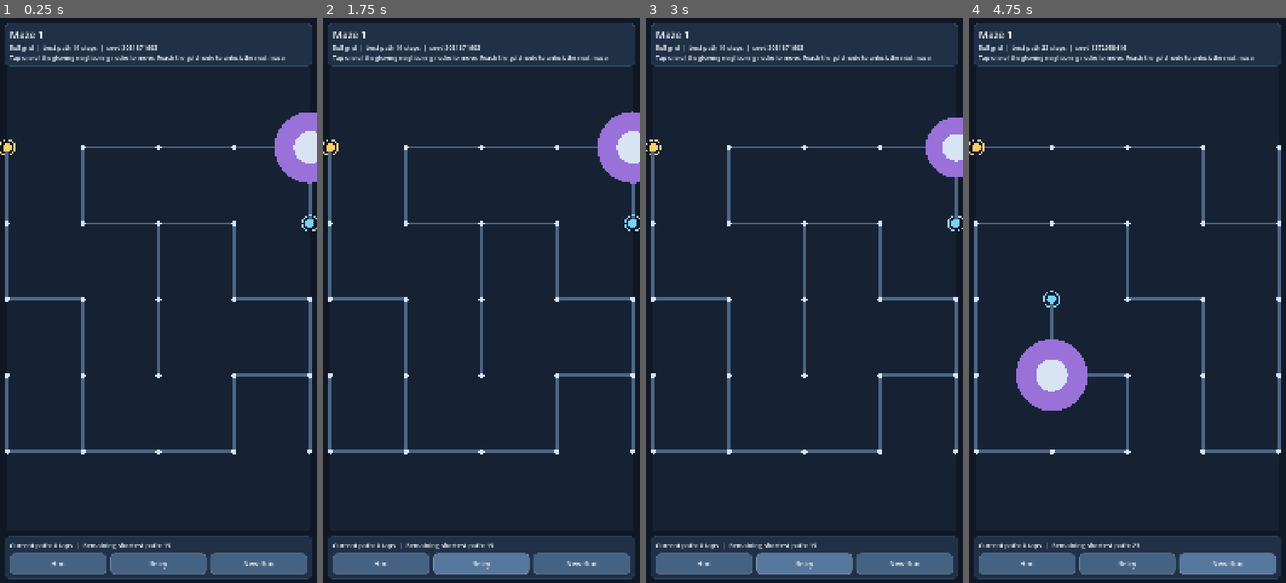
Above: before the commit, frames 1-4 (left to right).
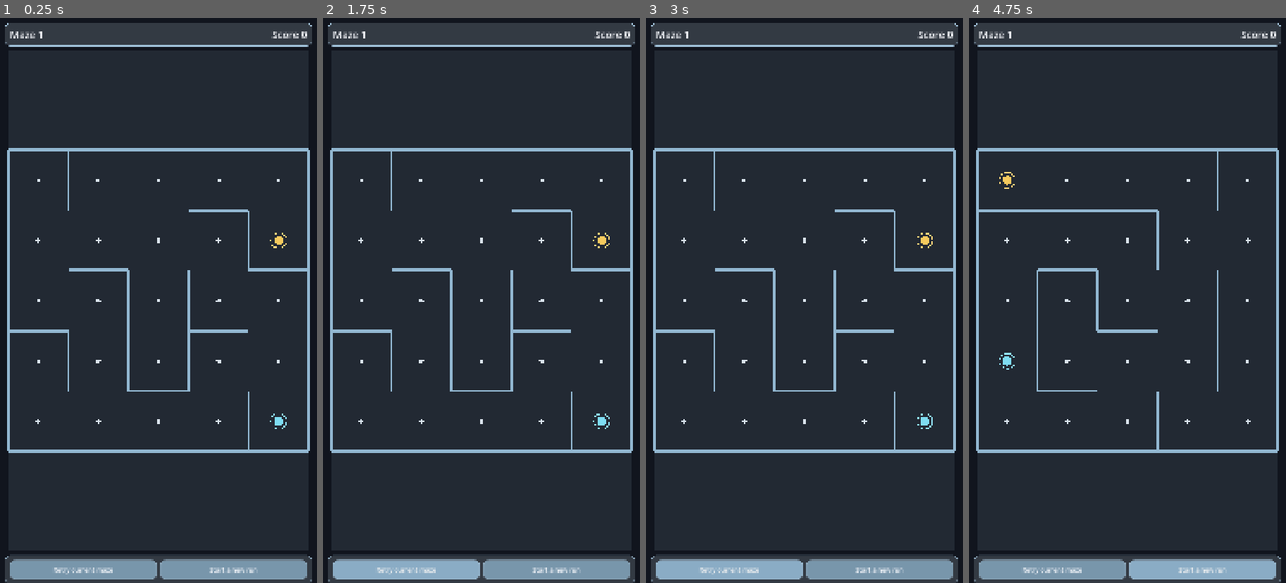
Above: after the commit, the same moments.

Repository: Ninjinkai/maze-point
Game: Godot game, scene res://node_2d.tscn
The game is run twice, just before and just after one commit, with the same random seed, the same clock (stepped at 60 frames per second) and the same inputs.
Inputs (mouse positions are in pixels of both pictures, inside the frame that each line leads up to):
- Up to frame 1 (0.25 s): no input
- Up to frame 2 (1.75 s): click (380, 566) at 0.5 s, where only the run before the commit has a clickable "Hint"; click "Retry" (after the commit: "Retry current maze") at 1.25 s
- Up to frame 3 (3 s): click "Retry" (after the commit: "Retry current maze") at 2 s; click "Retry" (after the commit: "Retry current maze") at 2.75 s
- Up to frame 4 (4.75 s): click "New Run" (after the commit: "Start a new run") at 3.5 s; click "New Run" (after the commit: "Start a new run") at 4.25 s

The runs differ from the first frame. In frame 1, 15% of the frame differs, in the area x 0-100%, y 0-100%; in frame 2, 15%; in frame 3, 15%; in frame 4, 16%, in the area x 0-99%, y 0-100%.

Commit message:
Redesign maze gameplay
Co-authored-by: Copilot <223556219+Copilot@users.noreply.github.com>

Diff:
--- a/scripts/game.gd
+++ b/scripts/game.gd
@@ -1,19 +1,11 @@
 extends Node2D
 
 const MazeGeneratorScript = preload("res://scripts/maze_generator.gd")
-const BACKGROUND_COLOR := Color("101826")
-const PLAYFIELD_COLOR := Color("162233")
-const MAZE_COLOR := Color("4d6685")
-const NODE_COLOR := Color("d8e4f4")
-const START_COLOR := Color("5fd08c")
-const GOAL_COLOR := Color("ffcc66")
-const PLAYER_COLOR := Color("73d2ff")
-const PATH_COLOR := Color("65f2c2")
-const HINT_COLOR := Color("b485ff")
 const TEXT_COLOR := Color("f5f7fb")
-const TOP_HUD_HEIGHT := 168.0
-const BOTTOM_HUD_HEIGHT := 176.0
-const OUTER_MARGIN := 24.0
+const TOP_HUD_HEIGHT := 112.0
+const BOTTOM_HUD_HEIGHT := 110.0
+const OUTER_MARGIN := 28.0
+const AUTO_ADVANCE_SECONDS := 2.8
 
 var run_seed := 0
 var level := 1
@@ -24,25 +16,48 @@
 var start_cell := Vector2i.ZERO
 var goal_cell := Vector2i.ZERO
 var player_cell := Vector2i.ZERO
-var player_path: Array[Vector2i] = []
 var solution_path: Array[Vector2i] = []
-var hint_path: Array[Vector2i] = []
-var goal_previous := {}
+var optimal_steps := 0
+var player_steps := 0
+var level_retries := 0
 var completed := false
 var pulse_time := 0.0
 
-var level_label: Label
-var details_label: Label
-var prompt_label: Label
-var status_label: Label
-var action_button: Button
+var background_color := Color("101826")
+var playfield_color := Color("162233")
+var wall_color := Color("4d6685")
+var node_color := Color("d8e4f4")
+var start_color := Color("5fd08c")
+var goal_color := Color("ffcc66")
+var player_color := Color("73d2ff")
+var panel_color := Color("203147")
+var panel_border_color := Color("314864")
+var button_color := Color("466283")
+var button_hover_color := Color("58779c")
+var button_pressed_color := Color("6f97c6")
+var star_dim_color := Color("6d5a2f")
+
+var maze_label: Label
+var score_label: Label
 var retry_button: Button
 var new_run_button: Button
+var top_panel: PanelContainer
+var bottom_panel: PanelContainer
+var splash_panel: PanelContainer
+var splash_title_label: Label
+var splash_score_label: Label
+var splash_optimal_label: Label
+var splash_retries_label: Label
+var splash_stars_label: Label
+var splash_caption_label: Label
+var advance_timer: Timer
 
 
 func _ready() -> void:
 	randomize()
+	_apply_palette(level)
 	_build_ui()
+	_build_advance_timer()
 	_start_new_run()
 
 
@@ -52,6 +67,9 @@
 
 
 func _unhandled_input(event: InputEvent) -> void:
+	if completed:
+		return
+
 	if event is InputEventScreenTouch and event.pressed:
 		_handle_maze_tap(event.position)
 	elif event is InputEventMouseButton and event.pressed and event.button_index == MOUSE_BUTTON_LEFT:
@@ -59,67 +77,84 @@
 
 
 func _draw() -> void:
-	draw_rect(Rect2(Vector2.ZERO, get_viewport_rect().size), BACKGROUND_COLOR, true)
+	draw_rect(Rect2(Vector2.ZERO, get_viewport_rect().size), background_color, true)
 
 	if maze_width <= 0 or maze_height <= 0:
 		return
 
 	var draw_area := _get_draw_area()
-	draw_rect(draw_area, PLAYFIELD_COLOR, true)
-
-	var spacing := _get_spacing()
-	var origin := _get_origin(spacing)
-	var maze_line_width := clampf(spacing * 0.17, 3.0, 10.0)
-	var trail_width := clampf(spacing * 0.24, 5.0, 14.0)
-	var node_radius := clampf(spacing * 0.14, 3.5, 9.0)
-	var major_radius := clampf(spacing * 0.26, 7.0, 15.0)
-	var pulse := 0.82 + 0.18 * sin(pulse_time * 4.2)
+	draw_rect(draw_area, playfield_color, true)
+
+	var cell_size := _get_cell_size()
+	var origin := _get_grid_origin(cell_size)
+	var wall_width := clampf(cell_size * 0.1, 3.0, 10.0)
+	var node_radius := clampf(cell_size * 0.085, 3.0, 7.0)
+	var marker_radius := clampf(cell_size * 0.18, 7.0, 16.0)
+	var pulse := 0.84 + 0.16 * sin(pulse_time * 4.0)
 
 	for y in range(maze_height):
 		for x in range(maze_width):
 			var cell := Vector2i(x, y)
-			var cell_pos := origin + Vector2(x, y) * spacing
-
-			if MazeGeneratorScript.has_connection(cells, cell, Vector2i.RIGHT) and x + 1 < maze_width:
-				draw_line(cell_pos, origin + Vector2(x + 1, y) * spacing, MAZE_COLOR, maze_line_width)
-			if MazeGeneratorScript.has_connection(cells, cell, Vector2i.DOWN) and y + 1 < maze_height:
-				draw_line(cell_pos, origin + Vector2(x, y + 1) * spacing, MAZE_COLOR, maze_line_width)
-
-	for i in range(player_path.size() - 1):
-		draw_line(_cell_to_screen(player_path[i]), _cell_to_screen(player_path[i + 1]), PATH_COLOR, trail_width)
-
-	if hint_path.size() > 1:
-		for i in range(hint_path.size() - 1):
-			draw_line(_cell_to_screen(hint_path[i]), _cell_to_screen(hint_path[i + 1]), HINT_COLOR, maze_line_width)
+			var cell_origin := origin + Vector2(x, y) * cell_size
+			var top_left := cell_origin
+			var top_right := cell_origin + Vector2(cell_size, 0.0)
+			var bottom_left := cell_origin + Vector2(0.0, cell_size)
+			var bottom_right := cell_origin + Vector2(cell_size, cell_size)
+
+			if y == 0:
+				draw_line(top_left, top_right, wall_color, wall_width)
+			if x == 0:
+				draw_line(top_left, bottom_left, wall_color, wall_width)
+			if not MazeGeneratorScript.has_connection(cells, cell, Vector2i.RIGHT):
+				draw_line(top_right, bottom_right, wall_color, wall_width)
+			if not MazeGeneratorScript.has_connection(cells, cell, Vector2i.DOWN):
+				draw_line(bottom_left, bottom_right, wall_color, wall_width)
 
 	for y in range(maze_height):
 		for x in range(maze_width):
-			draw_circle(origin + Vector2(x, y) * spacing, node_radius, NODE_COLOR)
-
-	draw_circle(_cell_to_screen(start_cell), major_radius * 0.9, START_COLOR)
-	draw_circle(_cell_to_screen(goal_cell), major_radius, GOAL_COLOR)
-	draw_arc(_cell_to_screen(goal_cell), major_radius + 7.0 + pulse * 4.0, 0.0, TAU, 48, GOAL_COLOR.lightened(0.25), 3.5)
-
-	for neighbor in MazeGeneratorScript.connected_neighbors(cells, maze_width, maze_height, player_cell):
-		var highlight_radius := minf(_get_tap_radius(), spacing * 0.48) * pulse
-		draw_circle(_cell_to_screen(neighbor), highlight_radius, HINT_COLOR.darkened(0.15))
-		draw_circle(_cell_to_screen(neighbor), highlight_radius * 0.45, NODE_COLOR)
-
-	draw_circle(_cell_to_screen(player_cell), major_radius, PLAYER_COLOR)
-	draw_arc(_cell_to_screen(player_cell), major_radius + 8.0 + pulse * 4.0, 0.0, TAU, 48, PLAYER_COLOR.lightened(0.2), 3.5)
+			draw_circle(_cell_to_screen(Vector2i(x, y)), node_radius, node_color)
+
+	draw_circle(_cell_to_screen(start_cell), marker_radius * 0.8, start_color)
+	draw_circle(_cell_to_screen(goal_cell), marker_radius * 0.95, goal_color)
+	draw_arc(
+		_cell_to_screen(goal_cell),
+		marker_radius + 7.0 + pulse * 3.5,
+		0.0,
+		TAU,
+		48,
+		goal_color.lightened(0.18),
+		3.0
+	)
+
+	draw_circle(_cell_to_screen(player_cell), marker_radius, player_color)
+	draw_arc(
+		_cell_to_screen(player_cell),
+		marker_radius + 7.0 + pulse * 3.5,
+		0.0,
+		TAU,
+		48,
+		player_color.lightened(0.15),
+		3.0
+	)
 
 
 func _start_new_run() -> void:
 	run_seed = randi()
 	level = 1
+	level_retries = 0
 	_generate_level()
 
 
 func _restart_level() -> void:
+	level_retries += 1
 	_generate_level()
 
 
 func _generate_level() -> void:
+	advance_timer.stop()
+	completed = false
+	_set_splash_visible(false)
+
 	var dimensions := _get_level_dimensions(level)
 	maze_width = dimensions.x
 	maze_height = dimensions.y
@@ -127,29 +162,27 @@
 	if level_seed == 0:
 		level_seed = 1
 
+	_apply_palette(level)
+
 	var maze: Dictionary = MazeGeneratorScript.generate(maze_width, maze_height, level_seed)
 	cells = maze["cells"]
 	start_cell = maze["start"]
 	goal_cell = maze["goal"]
 	player_cell = start_cell
-	player_path = [start_cell]
 	solution_path = maze["solution_path"]
-	hint_path = []
-	goal_previous = maze["goal_previous"]
-	completed = false
+	optimal_steps = maze["solution_length"]
+	player_steps = 0
 	_update_ui()
 	queue_redraw()
 
 
 func _get_level_dimensions(current_level: int) -> Vector2i:
-	var base_size := 4 + current_level
-	return Vector2i(base_size + int(current_level / 3), base_size + int(current_level / 4))
+	var width := 5 + int((current_level - 1) / 2)
+	var height := 5 + int((current_level - 1) / 3)
+	return Vector2i(width, height)
 
 
 func _handle_maze_tap(screen_position: Vector2) -> void:
-	if completed:
-		return
-
 	var tapped_cell := _find_tapped_neighbor(screen_position)
 	if tapped_cell.x < 0:
 		return
@@ -173,59 +206,83 @@
 
 
 func _move_player_to(target_cell: Vector2i) -> void:
-	hint_path = []
-
-	if player_path.size() > 1 and target_cell == player_path[player_path.size() - 2]:
-		player_path.pop_back()
+	player_cell = target_cell
+	player_steps += 1
+
+	if player_cell == goal_cell:
+		_complete_level()
 	else:
-		player_path.append(target_cell)
-
-	player_cell = target_cell
-
-	if player_cell == goal_cell:
-		completed = true
-
+		_update_ui()
+
+	queue_redraw()
+
+
+func _complete_level() -> void:
+	completed = true
 	_update_ui()
-	queue_redraw()
-
-
-func _show_hint_or_advance() -> void:
-	if completed:
-		level += 1
-		_generate_level()
+	_update_completion_splash()
+	advance_timer.start(AUTO_ADVANCE_SECONDS)
+
+
+func _advance_to_next_level() -> void:
+	if not completed:
 		return
 
-	hint_path = _build_path_to_goal(player_cell)
-	status_label.text = "Hint revealed. Follow the violet path toward the goal."
-	queue_redraw()
-
-
-func _build_path_to_goal(origin_cell: Vector2i) -> Array[Vector2i]:
-	var result: Array[Vector2i] = [origin_cell]
-	var current := origin_cell
-
-	while current != goal_cell and goal_previous.has(current):
-		current = goal_previous[current]
-		result.append(current)
-
-	return result
+	level += 1
+	level_retries = 0
+	_generate_level()
 
 
 func _update_ui() -> void:
-	var path_length: int = max(solution_path.size() - 1, 0)
-	level_label.text = "Maze %d" % level
-	details_label.text = "%dx%d grid  |  best path %d steps  |  seed %d" % [maze_width, maze_height, path_length, level_seed]
-	prompt_label.text = "Tap one of the glowing neighboring nodes to move. Reach the gold node to unlock the next maze."
-
-	if completed:
-		status_label.text = "Maze cleared in %d taps. The next maze grows larger and trickier." % max(player_path.size() - 1, 0)
-		action_button.text = "Next Maze"
-	else:
-		status_label.text = "Current path: %d taps  |  Remaining shortest path: %d" % [
-			max(player_path.size() - 1, 0),
-			max(_build_path_to_goal(player_cell).size() - 1, 0),
-		]
-		action_button.text = "Hint"
+	maze_label.text = "Maze %d" % level
+	score_label.text = "Score %d" % player_steps
+
+
+func _update_completion_splash() -> void:
+	var stars := _calculate_star_rating()
+	splash_title_label.text = "Maze %d cleared" % level
+	splash_score_label.text = "Player score: %d" % player_steps
+	splash_optimal_label.text = "Optimal score: %d" % optimal_steps
+	splash_retries_label.text = "Retries: %d" % level_retries
+	splash_stars_label.text = _build_star_string(stars)
+	splash_stars_label.add_theme_color_override("font_color", goal_color)
+	splash_caption_label.text = _get_star_caption(stars)
+	_set_splash_visible(true)
+
+
+func _calculate_star_rating() -> int:
+	if optimal_steps <= 0:
+		return 3
+	if player_steps == optimal_steps:
+		return 3
+
+	var two_star_limit := int(ceili(float(optimal_steps) * 1.25))
+	if player_steps <= two_star_limit and level_retries <= 1:
+		return 2
+
+	return 1
+
+
+func _build_star_string(stars: int) -> String:
+	var segments: Array[String] = []
+
+	for index in range(3):
+		if index < stars:
+			segments.append("★")
+		else:
+			segments.append("☆")
+
+	return " ".join(segments)
+
+
+func _get_star_caption(stars: int) -> String:
+	match stars:
+		3:
+			return "Perfect route."
+		2:
+			return "Strong run."
+		_:
+			return "Maze complete."
 
 
 func _get_draw_area() -> Rect2:
@@ -236,26 +293,24 @@
 	)
 
 
-func _get_spacing() -> float:
+func _get_cell_size() -> float:
 	var draw_area := _get_draw_area()
-	var horizontal_steps: int = max(maze_width - 1, 1)
-	var vertical_steps: int = max(maze_height - 1, 1)
-	return minf(draw_area.size.x / float(horizontal_steps), draw_area.size.y / float(vertical_steps))
-
-
-func _get_origin(spacing: float) -> Vector2:
+	return minf(draw_area.size.x / float(maze_width), draw_area.size.y / float(maze_height))
+
+
+func _get_grid_origin(cell_size: float) -> Vector2:
 	var draw_area := _get_draw_area()
-	var grid_size := Vector2(max(maze_width - 1, 0), max(maze_height - 1, 0)) * spacing
+	var grid_size := Vector2(maze_width, maze_height) * cell_size
 	return draw_area.position + (draw_area.size - grid_size) * 0.5
 
 
 func _cell_to_screen(cell: Vector2i) -> Vector2:
-	var spacing := _get_spacing()
-	return _get_origin(spacing) + Vector2(cell.x, cell.y) * spacing
+	var cell_size := _get_cell_size()
+	return _get_grid_origin(cell_size) + (Vector2(cell.x, cell.y) + Vector2.ONE * 0.5) * cell_size
 
 
 func _get_tap_radius() -> float:
-	return maxf(_get_spacing() * 0.55, 34.0)
+	return maxf(_get_cell_size() * 0.28, 28.0)
 
 
 func _build_ui() -> void:
@@ -263,36 +318,33 @@
 	ui.name = "UI"
 	add_child(ui)
 
-	var top_panel := PanelContainer.new()
+	top_panel = PanelContainer.new()
 	top_panel.anchor_right = 1.0
 	top_panel.offset_left = 16.0
 	top_panel.offset_top = 16.0
 	top_panel.offset_right = -16.0
 	top_panel.offset_bottom = TOP_HUD_HEIGHT - 16.0
-	top_panel.add_theme_stylebox_override("panel", _make_panel_style(Color("203147"), Color("314864")))
 	ui.add_child(top_panel)
 
-	var top_content := VBoxContainer.new()
-	top_content.add_theme_constant_override("separation", 6)
+	var top_content := HBoxContainer.new()
+	top_content.alignment = BoxContainer.ALIGNMENT_CENTER
+	top_content.add_theme_constant_override("separation", 24)
 	top_panel.add_child(top_content)
 
-	level_label = Label.new()
-	level_label.add_theme_font_size_override("font_size", 34)
-	level_label.add_theme_color_override("font_color", TEXT_COLOR)
-	top_content.add_child(level_label)
-
-	details_label = Label.new()
-	details_label.add_theme_font_size_override("font_size", 21)
-	details_label.add_theme_color_override("font_color", TEXT_COLOR)
-	top_content.add_child(details_label)
-
-	prompt_label = Label.new()
-	prompt_label.autowrap_mode = TextServer.AUTOWRAP_WORD_SMART
-	prompt_label.add_theme_font_size_override("font_size", 20)
-	prompt_label.add_theme_color_override("font_color", TEXT_COLOR)
-	top_content.add_child(prompt_label)
-
-	var bottom_panel := PanelContainer.new()
+	maze_label = Label.new()
+	maze_label.size_flags_horizontal = Control.SIZE_EXPAND_FILL
+	maze_label.add_theme_font_size_override("font_size", 34)
+	maze_label.add_theme_color_override("font_color", TEXT_COLOR)
+	top_content.add_child(maze_label)
+
+	score_label = Label.new()
+	score_label.horizontal_alignment = HORIZONTAL_ALIGNMENT_RIGHT
+	score_label.size_flags_horizontal = Control.SIZE_EXPAND_FILL
+	score_label.add_theme_font_size_override("font_size", 34)
+	score_label.add_theme_color_override("font_color", TEXT_COLOR)
+	top_content.add_child(score_label)
+
+	bottom_panel = PanelContainer.new()
 	bottom_panel.anchor_top = 1.0
 	bottom_panel.anchor_right = 1.0
 	bottom_panel.anchor_bottom = 1.0
@@ -300,47 +352,121 @@
 	bottom_panel.offset_top = -BOTTOM_HUD_HEIGHT + 16.0
 	bottom_panel.offset_right = -16.0
 	bottom_panel.offset_bottom = -16.0
-	bottom_panel.add_theme_stylebox_override("panel", _make_panel_style(Color("203147"), Color("314864")))
 	ui.add_child(bottom_panel)
 
-	var bottom_content := VBoxContainer.new()
+	var bottom_content := HBoxContainer.new()
 	bottom_content.add_theme_constant_override("separation", 12)
 	bottom_panel.add_child(bottom_content)
 
-	status_label = Label.new()
-	status_label.autowrap_mode = TextServer.AUTOWRAP_WORD_SMART
-	status_label.add_theme_font_size_override("font_size", 22)
-	status_label.add_theme_color_override("font_color", TEXT_COLOR)
-	bottom_content.add_child(status_label)
-
-	var buttons := HBoxContainer.new()
-	buttons.add_theme_constant_override("separation", 12)
-	bottom_content.add_child(buttons)
-
-	action_button = _make_button("Hint")
-	action_button.pressed.connect(_show_hint_or_advance)
-	buttons.add_child(action_button)
-
-	retry_button = _make_button("Retry")
+	retry_button = _make_button("Retry current maze")
 	retry_button.pressed.connect(_restart_level)
-	buttons.add_child(retry_button)
-
-	new_run_button = _make_button("New Run")
+	bottom_content.add_child(retry_button)
+
+	new_run_button = _make_button("Start a new run")
 	new_run_button.pressed.connect(_start_new_run)
-	buttons.add_child(new_run_button)
+	bottom_content.add_child(new_run_button)
+
+	splash_panel = PanelContainer.new()
+	splash_panel.anchor_left = 0.5
+	splash_panel.anchor_top = 0.5
+	splash_panel.anchor_right = 0.5
+	splash_panel.anchor_bottom = 0.5
+	splash_panel.offset_left = -220.0
+	splash_panel.offset_top = -210.0
+	splash_panel.offset_right = 220.0
+	splash_panel.offset_bottom = 210.0
+	splash_panel.visible = false
+	ui.add_child(splash_panel)
+
+	var splash_content := VBoxContainer.new()
+	splash_content.add_theme_constant_override("separation", 12)
+	splash_panel.add_child(splash_content)
+
+	splash_title_label = Label.new()
+	splash_title_label.horizontal_alignment = HORIZONTAL_ALIGNMENT_CENTER
+	splash_title_label.add_theme_font_size_override("font_size", 36)
+	splash_title_label.add_theme_color_override("font_color", TEXT_COLOR)
+	splash_content.add_child(splash_title_label)
+
+	splash_score_label = _make_splash_stat_label()
+	splash_content.add_child(splash_score_label)
+
+	splash_optimal_label = _make_splash_stat_label()
+	splash_content.add_child(splash_optimal_label)
+
+	splash_retries_label = _make_splash_stat_label()
+	splash_content.add_child(splash_retries_label)
+
+	splash_stars_label = Label.new()
+	splash_stars_label.horizontal_alignment = HORIZONTAL_ALIGNMENT_CENTER
+	splash_stars_label.add_theme_font_size_override("font_size", 42)
+	splash_content.add_child(splash_stars_label)
+
+	splash_caption_label = Label.new()
+	splash_caption_label.horizontal_alignment = HORIZONTAL_ALIGNMENT_CENTER
+	splash_caption_label.add_theme_font_size_override("font_size", 24)
+	splash_caption_label.add_theme_color_override("font_color", TEXT_COLOR)
+	splash_content.add_child(splash_caption_label)
+
+	_apply_palette_to_ui()
+
+
+func _build_advance_timer() -> void:
+	advance_timer = Timer.new()
+	advance_timer.one_shot = true
+	advance_timer.timeout.connect(_advance_to_next_level)
+	add_child(advance_timer)
 
 
 func _make_button(text: String) -> Button:
 	var button := Button.new()
 	button.text = text
-	button.custom_minimum_size = Vector2(0, 72)
+	button.custom_minimum_size = Vector2(0, 66)
 	button.size_flags_horizontal = Control.SIZE_EXPAND_FILL
-	button.add_theme_font_size_override("font_size", 24)
+	button.add_theme_font_size_override("font_size", 22)
 	button.add_theme_color_override("font_color", TEXT_COLOR)
-	button.add_theme_stylebox_override("normal", _make_button_style(Color("466283")))
-	button.add_theme_stylebox_override("hover", _make_button_style(Color("58779c")))
-	button.add_theme_stylebox_override("pressed", _make_button_style(Color("6f97c6")))
 	return button
+
+
+func _make_splash_stat_label() -> Label:
+	var label := Label.new()
+	label.horizontal_alignment = HORIZONTAL_ALIGNMENT_CENTER
+	label.add_theme_font_size_override("font_size", 24)
+	label.add_theme_color_override("font_color", TEXT_COLOR)
+	return label
+
+
+func _apply_palette(level_value: int) -> void:
+	var difficulty := clampf(float(level_value - 1) / 14.0, 0.0, 1.0)
+	background_color = Color.from_hsv(0.61 - 0.05 * difficulty, 0.45, 0.12 + 0.02 * difficulty)
+	playfield_color = Color.from_hsv(0.6 - 0.04 * difficulty, 0.34 + 0.06 * difficulty, 0.2 + 0.03 * difficulty)
+	wall_color = Color.from_hsv(0.57 - 0.08 * difficulty, 0.3 + 0.16 * difficulty, 0.82 - 0.08 * difficulty)
+	node_color = Color.from_hsv(0.58 - 0.03 * difficulty, 0.08 + 0.05 * difficulty, 0.93)
+	start_color = Color.from_hsv(0.37 - 0.03 * difficulty, 0.52, 0.88)
+	goal_color = Color.from_hsv(0.12 - 0.03 * difficulty, 0.62, 0.96)
+	player_color = Color.from_hsv(0.53 - 0.05 * difficulty, 0.48, 0.95)
+	panel_color = playfield_color.lightened(0.08)
+	panel_border_color = wall_color.lightened(0.12)
+	button_color = wall_color.darkened(0.18)
+	button_hover_color = wall_color.darkened(0.06)
+	button_pressed_color = player_color.darkened(0.08)
+	star_dim_color = goal_color.darkened(0.55)
+	_apply_palette_to_ui()
+
+
+func _apply_palette_to_ui() -> void:
+	if top_panel == null:
+		return
+
+	top_panel.add_theme_stylebox_override("panel", _make_panel_style(panel_color, panel_border_color))
+	bottom_panel.add_theme_stylebox_override("panel", _make_panel_style(panel_color, panel_border_color))
+	splash_panel.add_theme_stylebox_override("panel", _make_panel_style(panel_color.lightened(0.04), panel_border_color.lightened(0.08)))
+	retry_button.add_theme_stylebox_override("normal", _make_button_style(button_color))
+	retry_button.add_theme_stylebox_override("hover", _make_button_style(button_hover_color))
+	retry_button.add_theme_stylebox_override("pressed", _make_button_style(button_pressed_color))
+	new_run_button.add_theme_stylebox_override("normal", _make_button_style(button_color))
+	new_run_button.add_theme_stylebox_override("hover", _make_button_style(button_hover_color))
+	new_run_button.add_theme_stylebox_override("pressed", _make_button_style(button_pressed_color))
 
 
 func _make_panel_style(bg_color: Color, border_color: Color) -> StyleBoxFlat:
@@ -359,7 +485,7 @@
 func _make_button_style(bg_color: Color) -> StyleBoxFlat:
 	var style := StyleBoxFlat.new()
 	style.bg_color = bg_color
-	style.border_color = bg_color.lightened(0.2)
+	style.border_color = bg_color.lightened(0.16)
 	style.set_border_width_all(2)
 	style.set_corner_radius_all(16)
 	style.content_margin_left = 14
@@ -367,3 +493,7 @@
 	style.content_margin_top = 14
 	style.content_margin_bottom = 14
 	return style
+
+
+func _set_splash_visible(is_visible: bool) -> void:
+	splash_panel.visible = is_visible
--- a/scripts/maze_generator.gd
+++ b/scripts/maze_generator.gd
@@ -44,19 +44,19 @@
 
 		var dir_index := options[rng.randi_range(0, options.size() - 1)]
 		var next_cell: Vector2i = current + DIRS[dir_index]
-
-		cells[current.y][current.x] |= DIR_BITS[dir_index]
-		cells[next_cell.y][next_cell.x] |= OPPOSITE_BITS[dir_index]
+		_add_connection(cells, current, dir_index)
 		visited[next_cell.y][next_cell.x] = 1
 		visited_count += 1
 		stack.append(next_cell)
+
+	_add_extra_connections(cells, width, height, rng)
 
 	var start_sweep: Dictionary = _find_farthest(cells, width, height, Vector2i.ZERO)
 	var start: Vector2i = start_sweep["cell"]
 	var goal_sweep: Dictionary = _find_farthest(cells, width, height, start)
 	var goal: Vector2i = goal_sweep["cell"]
-	var goal_bfs: Dictionary = _bfs(cells, width, height, goal)
-	var solution_path: Array[Vector2i] = _reconstruct_path(goal_sweep["previous"], start, goal)
+	var start_bfs: Dictionary = _bfs(cells, width, height, start)
+	var solution_path: Array[Vector2i] = _reconstruct_path(start_bfs["previous"], start, goal)
 
 	return {
 		"cells": cells,
@@ -64,7 +64,6 @@
 		"goal": goal,
 		"solution_path": solution_path,
 		"solution_length": max(solution_path.size() - 1, 0),
-		"goal_previous": goal_bfs["previous"],
 	}
 
 
@@ -88,6 +87,57 @@
 	if dir_index == -1:
 		return false
 	return (cells[cell.y][cell.x] & DIR_BITS[dir_index]) != 0
+
+
+static func _add_extra_connections(cells: Array[PackedInt32Array], width: int, height: int, rng: RandomNumberGenerator) -> void:
+	var candidates := _build_connection_candidates(cells, width, height)
+	var extra_connections: int = mini(_count_extra_connections(width, height), candidates.size())
+
+	for _unused in range(extra_connections):
+		if candidates.is_empty():
+			return
+
+		var index: int = rng.randi_range(0, candidates.size() - 1)
+		var candidate: Dictionary = candidates[index]
+		candidates.remove_at(index)
+
+		var cell: Vector2i = candidate["cell"]
+		var dir_index: int = candidate["dir_index"]
+		_add_connection(cells, cell, dir_index)
+
+
+static func _build_connection_candidates(cells: Array[PackedInt32Array], width: int, height: int) -> Array[Dictionary]:
+	var candidates: Array[Dictionary] = []
+
+	for y in range(height):
+		for x in range(width):
+			var cell := Vector2i(x, y)
+
+			for dir_index in [0, 1]:
+				var neighbor: Vector2i = cell + DIRS[dir_index]
+				if not _is_inside(neighbor, width, height):
+					continue
+				if has_connection(cells, cell, DIRS[dir_index]):
+					continue
+
+				candidates.append({
+					"cell": cell,
+					"dir_index": dir_index,
+				})
+
+	return candidates
+
+
+static func _count_extra_connections(width: int, height: int) -> int:
+	var area := width * height
+	var ratio := clampf(0.03 + float(width + height) / 180.0, 0.05, 0.14)
+	return max(1, int(round(float(area) * ratio)))
+
+
+static func _add_connection(cells: Array[PackedInt32Array], cell: Vector2i, dir_index: int) -> void:
+	var next_cell: Vector2i = cell + DIRS[dir_index]
+	cells[cell.y][cell.x] |= DIR_BITS[dir_index]
+	cells[next_cell.y][next_cell.x] |= OPPOSITE_BITS[dir_index]
 
 
 static func _find_farthest(cells: Array[PackedInt32Array], width: int, height: int, start: Vector2i) -> Dictionary:
